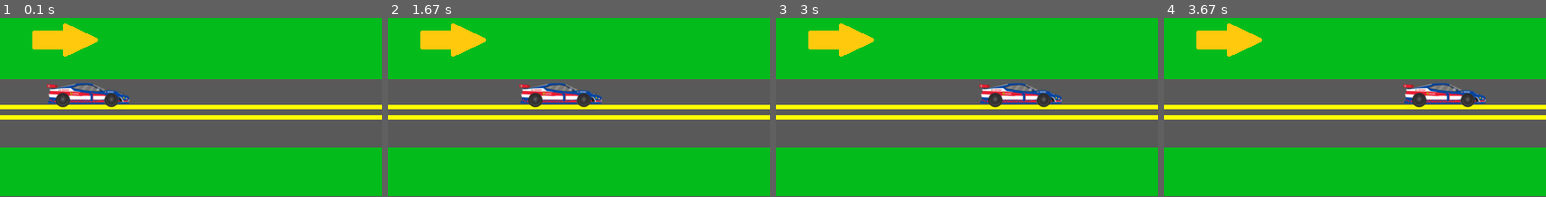
Above: before the commit, frames 1-4 (left to right).
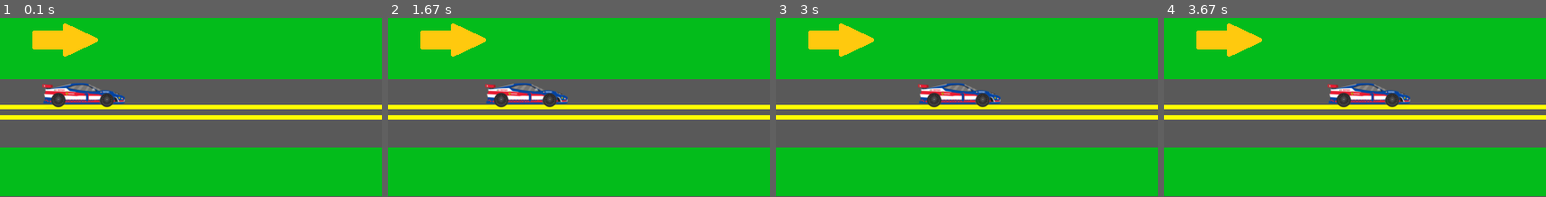
Above: after the commit, the same moments.

Repository: EricGomesGregory/Pygame-Carros
Game: pygame game, started from Carros/main.py
Same seed, same stepped clock (60 frames per second), same inputs: the game is played once before the commit and once after it.
Inputs:
- Up to frame 1 (0.1 s): no input
- Up to frame 2 (1.67 s): hold Up 0.33-0.8 s; hold Down 0.83-1.13 s; hold Up 1.17-1.53 s; hold Down from 1.57 s (still down)
- Up to frame 3 (3 s): release Down at 1.93 s; hold Up 1.97-2.27 s; hold Down 2.3-2.6 s; hold Up from 2.63 s (still down)
- Up to frame 4 (3.67 s): release Up at 3 s; hold Down 3.03-3.4 s; hold Up from 3.43 s (still down)
The pictures show only the part of the screen within x 1-51%, y 0-50%; the shares and areas given below are measured in that part.

The runs differ from the first frame. In frame 1, 1.5% of the frame differs, in the area x 11-34%, y 36-51%; in frame 2, 3.0%; in frame 3, 3.7%; in frame 4, 4.0%, in the area x 42-85%, y 36-51%.

Commit message:
Finalized project

Diff:
--- a/Carros/car.py
+++ b/Carros/car.py
@@ -9,7 +9,9 @@
         self.fliped = False
         self.flip_cout = 0
 
-    def update(self, screen : pygame.Surface, speed: int, step: int):
+    def update(self, screen : pygame.Surface, speed: float, step: int):
+        self.speed = speed
+
         if self.flip_cout == 3:
             return
 
@@ -30,7 +32,7 @@
                 self.flip_cout += 1
 
         self.pos = (self.x, self.y)
-        print("Car: {} {}".format(self.pos, self.fliped))
+        print("Car: {} speed: {}".format(self.pos, self.speed))
 
     def draw(self, screen : pygame.Surface):
         if self.fliped:
--- a/Carros/main.py
+++ b/Carros/main.py
@@ -12,17 +12,24 @@
 car_img = pygame.image.load("Carros\\assets\\ferrari1.png")
 
 car = Car(50, 50, car_img)
+car_h_step = 125
+car_speed = 0.5
 
 playing = True
 
 while playing:
     screen.blit(background, (0,0))
     car.draw(screen)
-    car.update(screen, 1, 120)
+    car.update(screen, car_speed, car_h_step)
 
     for event in pygame.event.get():
         if event.type == pygame.QUIT:
             playing = False
+        if event.type == pygame.KEYDOWN:
+            if event.key == pygame.K_UP:
+                car_speed = max(min(car_speed + 0.25, 2), 0.0)
+            if event.key == pygame.K_DOWN:
+                car_speed = max(min(car_speed - 0.25, 2), 0.0)
 
     if car.flip_cout == 3:
         pygame.time.delay(1000)
Not shown, changed: README.md
